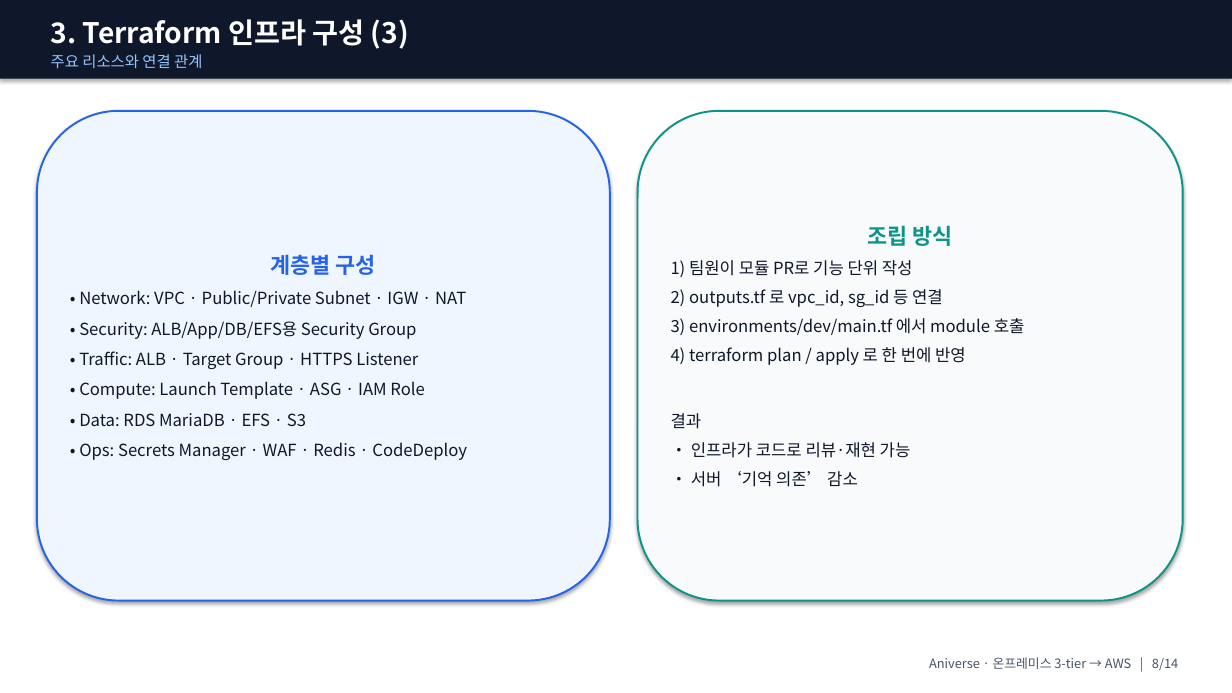
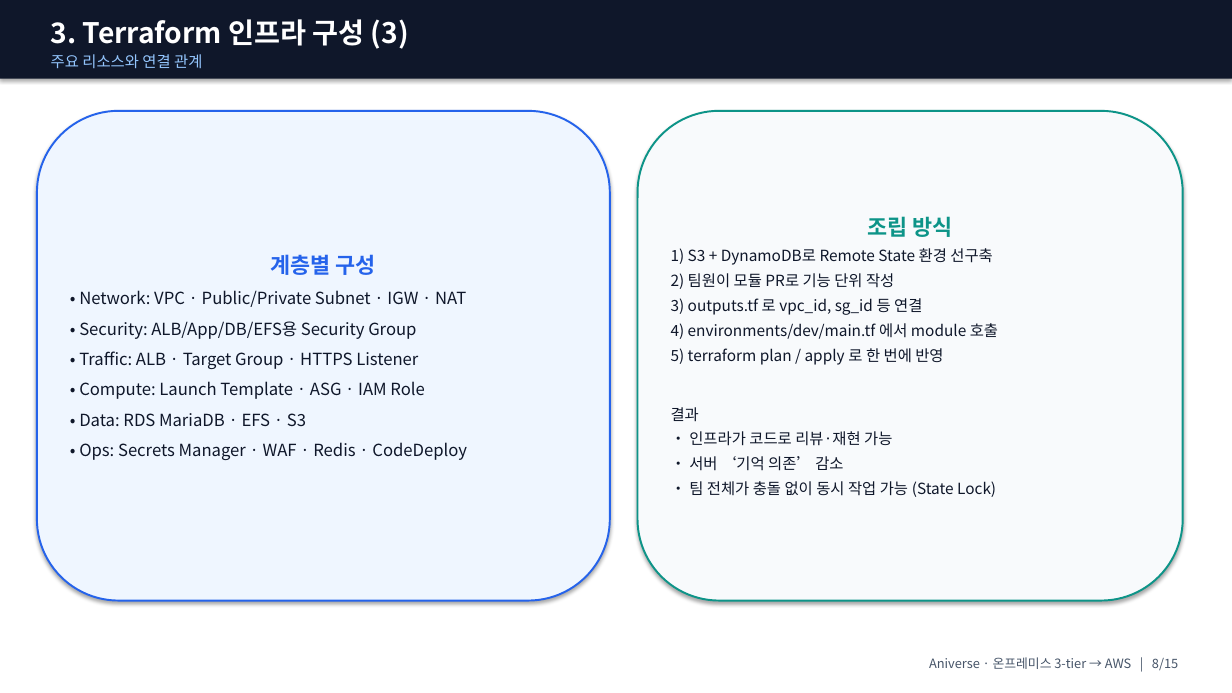
Before and after one commit to ho0215/anime-project-infra, a slide deck: slide 8 of docs/presentation/ppt/Aniverse_발표_강사용.pptx. Drawn at 1232x693 pixels with LibreOffice and Linux fonts; fonts in the diff are those of the drawing. Boxes give left, top, right and bottom in pixels: in the first picture for what was removed or moved away, otherwise in the second. Text is boxed around its words. In the diff, an @@ line names an element or a change of style, - is before the commit and + after.

```diff
--- a/docs/presentation/ppt/Aniverse_발표_강사용.pptx
+++ b/docs/presentation/ppt/Aniverse_발표_강사용.pptx
@@ text in rounded rectangle at [671,248,998,365]: text changed; size 13 to 12 pt @@
-1) 팀원이 모듈 PR로 기능 단위 작성
-2) outputs.tf 로 vpc_id, sg_id 등 연결
-3) environments/dev/main.tf 에서 module 호출
-4) terraform plan / apply 로 한 번에 반영
+1) S3 + DynamoDB로 Remote State 환경 선구축
+2) 팀원이 모듈 PR로 기능 단위 작성
+3) outputs.tf 로 vpc_id, sg_id 등 연결
+4) environments/dev/main.tf 에서 module 호출
+5) terraform plan / apply 로 한 번에 반영
@@ text in rounded rectangle at [671,407,892,471]: size 13 to 12 pt in "결과", "• 인프라가 코드로 리뷰·재현 가능", "• 서버 ‘기억 의존’ 감소"; less space between paragraphs @@
@@ text in rounded rectangle at [689,481,996,497]: paragraph added @@
+• 팀 전체가 충돌 없이 동시 작업 가능 (State Lock)
@@ text at [929,657,1178,671]: text changed @@
-Aniverse · 온프레미스 3-tier → AWS | 8/14
+Aniverse · 온프레미스 3-tier → AWS | 8/15
```
Also in this commit, not shown: 12 other slides changed, 1 slide added, 3 other files.
